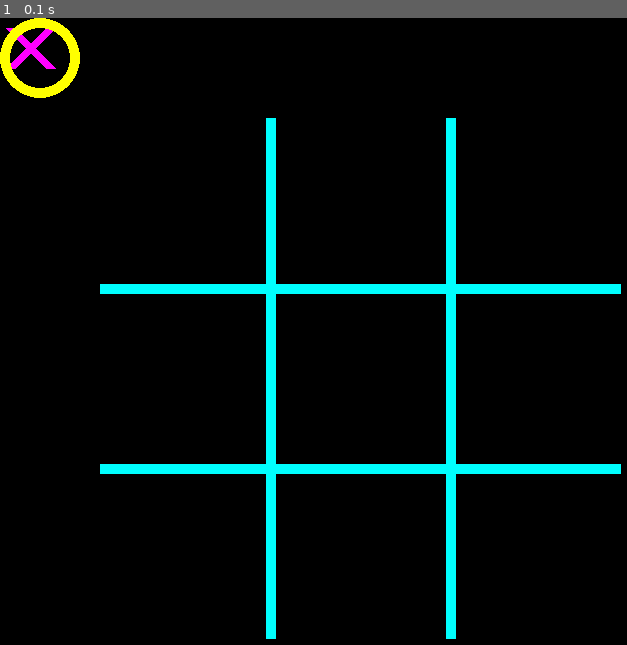
Above: before the commit, frame 1.
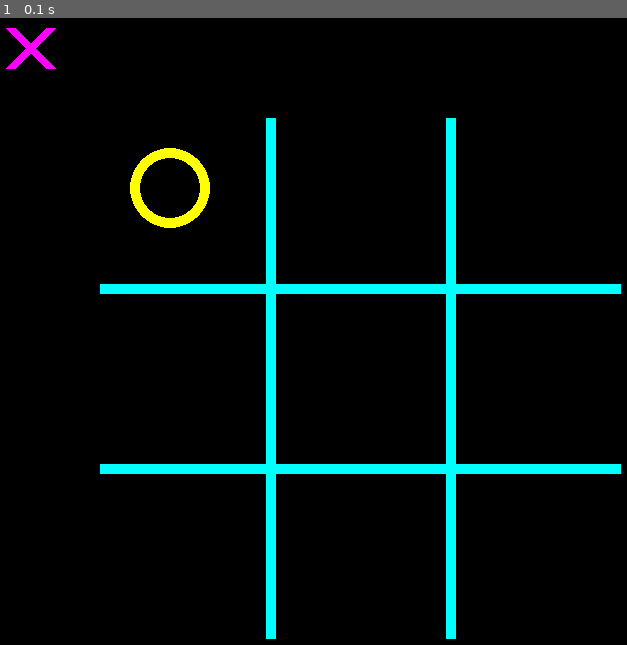
Above: after the commit, the same moment.

Repository: SaulRuizS/Tictactoe
Game: pygame game, started from tictactoe_python.py
The game is run twice, just before and just after one commit, with the same random seed, the same clock (stepped at 60 frames per second) and the same inputs.
Inputs:
- Up to frame 1 (0.1 s): no input

The runs differ from the first frame. In frame 1, 1.1% of the frame differs, in the area x 0-34%, y 0-34%.

Commit message:
circle position adjustment

Diff:
--- a/circle.py
+++ b/circle.py
@@ -24,15 +24,8 @@
         self.line_width = line_width
 
     def Draw(self):
-        line_1_start_pos_x = self.circle_padding
-        line_1_start_pos_y = self.circle_padding
-        line_1_end_pos_x = line_1_start_pos_x + self.circle_width
-        line_1_end_pos_y = line_1_start_pos_y + self.circle_width
-
-        line_2_start_pos_x = line_1_start_pos_x
-        line_2_start_pos_y = line_1_start_pos_y + self.circle_width
-        line_2_end_pos_x = line_1_end_pos_x
-        line_2_end_pos_y = line_1_end_pos_y - self.circle_width
+        line_1_start_pos_x = self.line_padding - self.screen_padding #self.circle_padding
+        line_1_start_pos_y = self.line_padding - self.screen_padding #self.circle_padding
 
         #
         pygame.draw.circle(self.screen,self.color,(line_1_start_pos_x,line_1_start_pos_y),self.circle_padding,self.line_width)
